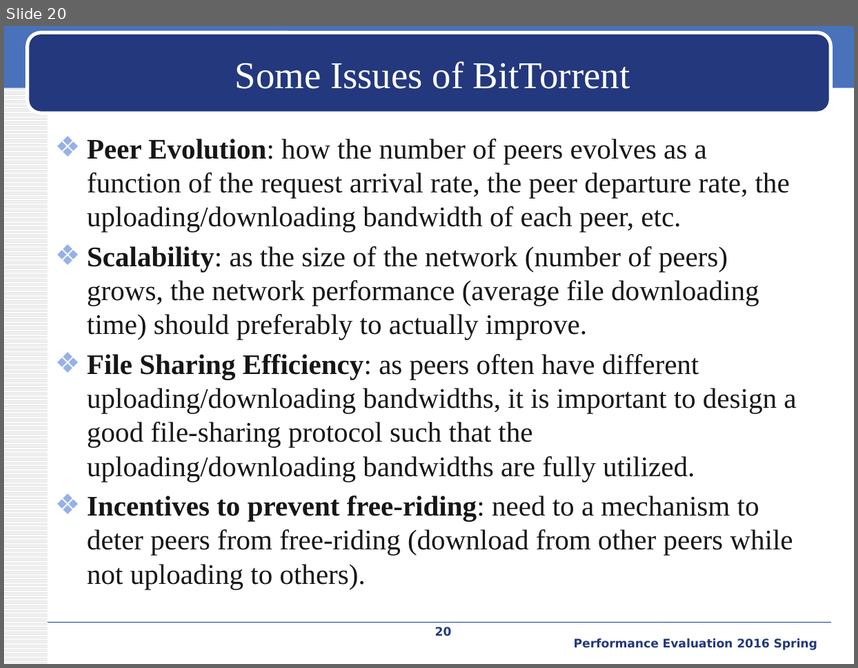
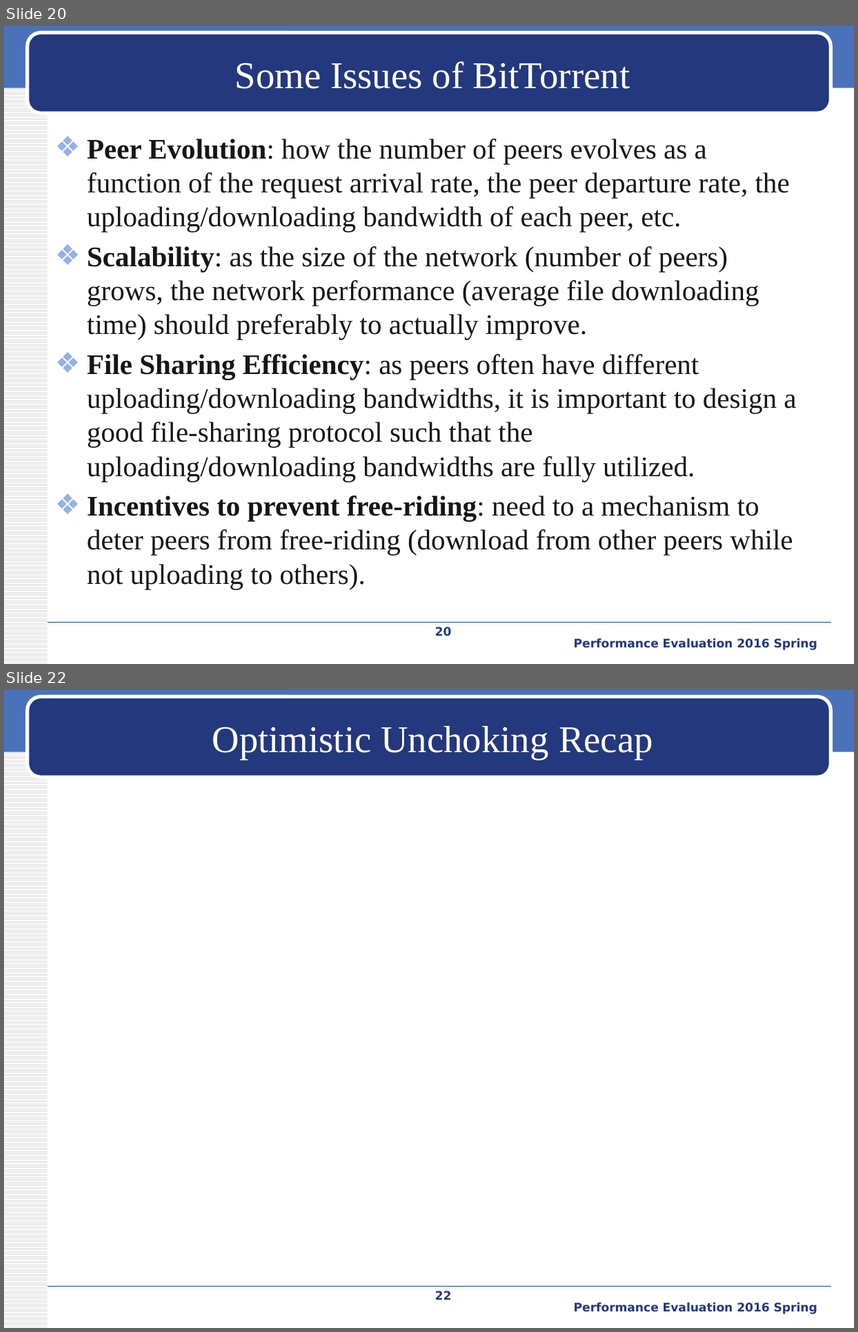
Before and after one commit to iamyuanchung/PE_104_2, a slide deck: final/BT-like-peer2peer.pptx. Shown one above the other, each under a label of ours: slide 20 before the commit, slides 20 and 22 after it; the slides between them are not shown. The pictures are 858x668 and 858x1332 pixels, drawn with LibreOffice and Linux fonts; fonts in the diff are those of the drawing; grey boxes stand for pictures; background and template pictures are left out. Boxes give left, top, right and bottom in pixels: in the first picture for what was removed or moved away, otherwise in the second. Text is boxed around its words. In the diff, an @@ line names an element or a change of style, - is before the commit and + after.

```diff
--- a/final/BT-like-peer2peer.pptx
+++ b/final/BT-like-peer2peer.pptx
@@ slide 22 added at [4, 690, 854, 1328], background #FFFFFF; not listed: 4 template elements that a slide beside it also shows @@
@@ title added at [212, 726, 653, 760], 32 pt, text #FFFFFF @@
+Optimistic Unchoking Recap
@@ page number added at [435, 1290, 452, 1299], 10 pt, text #23387D, bold @@
+22
@@ text added at [574, 1302, 818, 1314], 10 pt, text #23387D, bold @@
+Performance Evaluation 2016 Spring
```
Also in this commit, not shown: 4 slides changed, 17 other slides added.
